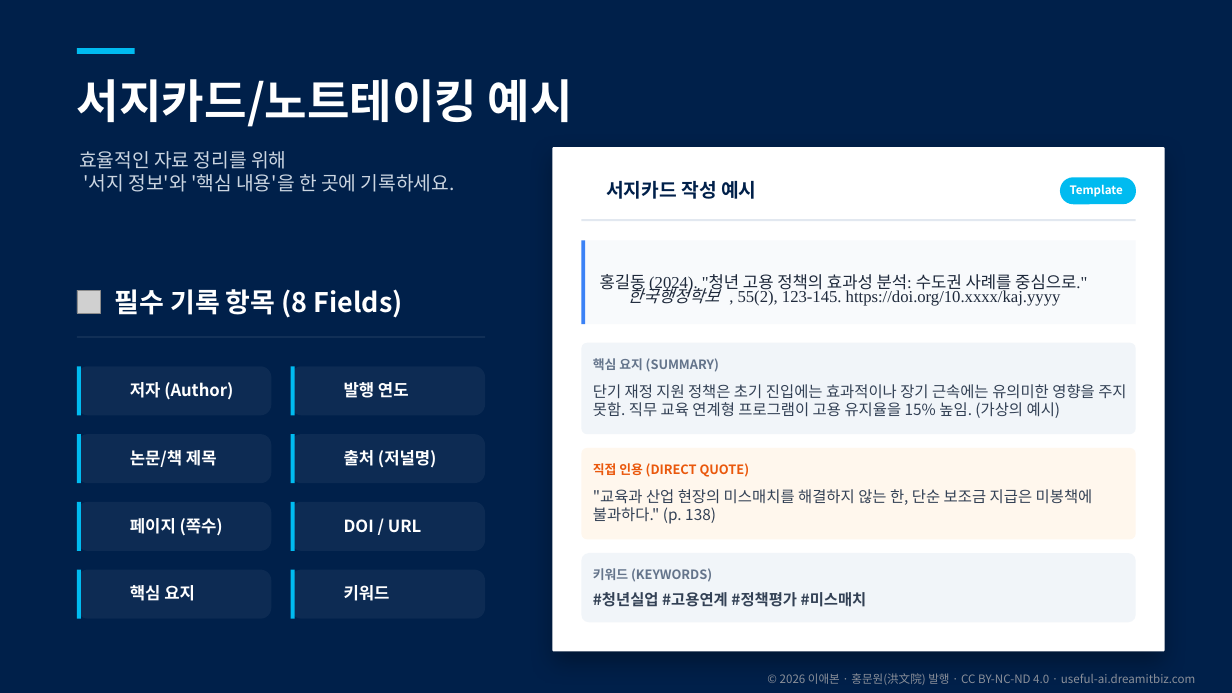
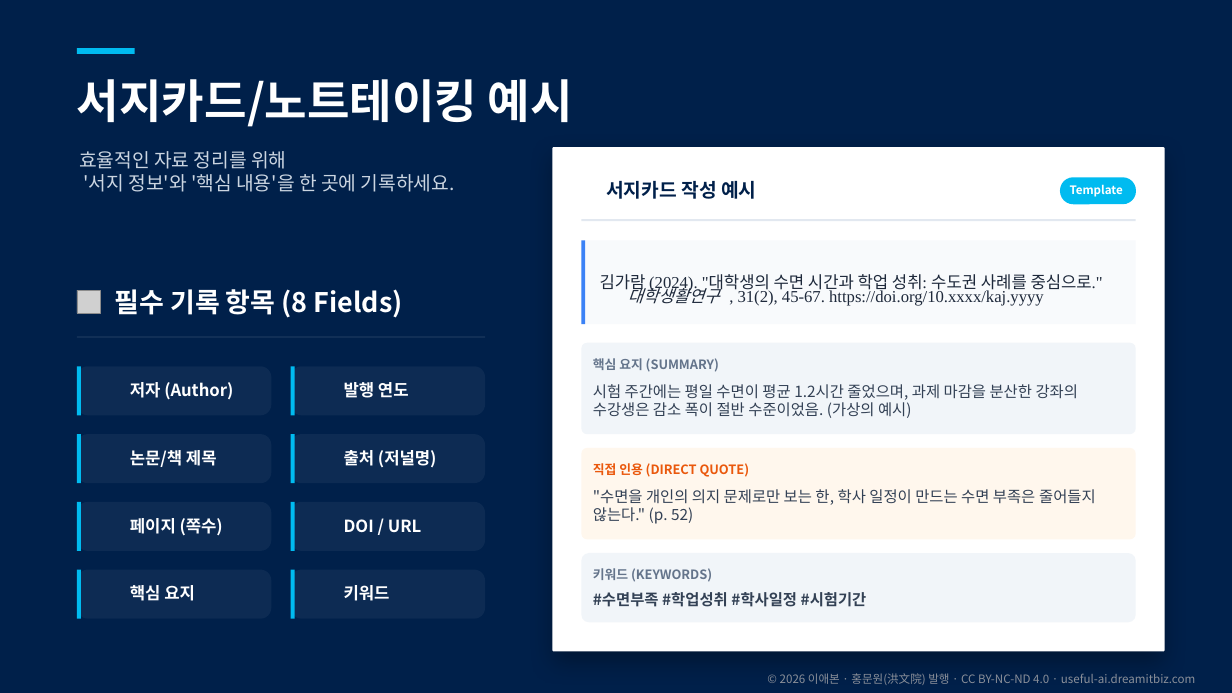
Before and after one commit to aebonlee/materials, a slide deck: slide 41 of library/b06-report-writing/b06-report-writing.pptx. Drawn at 1232x693 pixels with LibreOffice and Linux fonts; fonts in the diff are those of the drawing; grey boxes stand for pictures; background and template pictures are left out. Boxes give left, top, right and bottom in pixels: in the first picture for what was removed or moved away, otherwise in the second. Text is boxed around its words. In the diff, an @@ line names an element or a change of style, - is before the commit and + after.

```diff
--- a/library/b06-report-writing/b06-report-writing.pptx
+++ b/library/b06-report-writing/b06-report-writing.pptx
@@ text at (600,274,1103,294): text changed @@
-홍길동 (2024). "청년 고용 정책의 효과성 분석: 수도권 사례를 중심으로."
+김가람 (2024). "대학생의 수면 시간과 학업 성취: 수도권 사례를 중심으로."
@@ text at (628,284,720,304): text changed @@
-한국행정학보
+대학생활연구
@@ text at (738,288,1044,305): text changed @@
-, 55(2), 123-145. https://doi.org/10.xxxx/kaj.yyyy
+, 31(2), 45-67. https://doi.org/10.xxxx/kaj.yyyy
@@ text at (593,384,1078,418): text changed @@
-단기 재정 지원 정책은 초기 진입에는 효과적이나 장기 근속에는 유의미한 영향을 주지 못함. 직무 교육 연계형 프로그램이 고용 유지율을 15% 높임. (가상의 예시)
+시험 주간에는 평일 수면이 평균 1.2시간 줄었으며, 과제 마감을 분산한 강좌의 수강생은 감소 폭이 절반 수준이었음. (가상의 예시)
@@ text at (593,489,1096,524): text changed @@
-"교육과 산업 현장의 미스매치를 해결하지 않는 한, 단순 보조금 지급은 미봉책에 불과하다." (p. 138)
+"수면을 개인의 의지 문제로만 보는 한, 학사 일정이 만드는 수면 부족은 줄어들지 않는다." (p. 52)
@@ text at (593,592,867,607): text changed @@
-#청년실업 #고용연계 #정책평가 #미스매치
+#수면부족 #학업성취 #학사일정 #시험기간
```
Also in this commit, not shown: 18 other slides changed, 44 other files.
